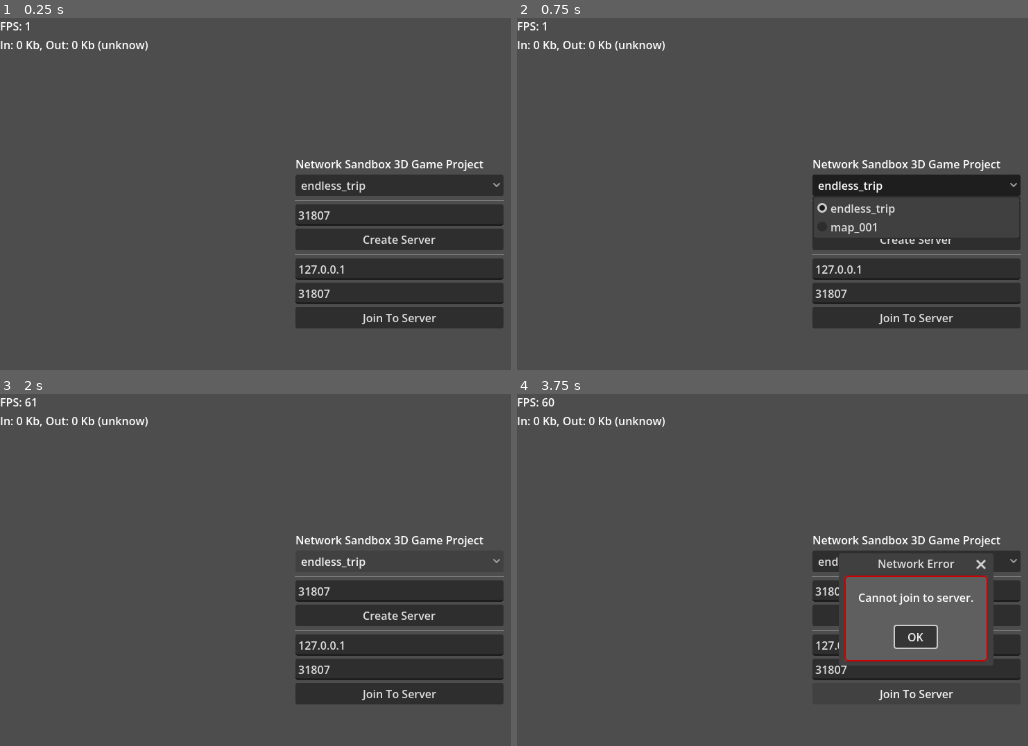
Above: before the commit, frames 1-4 (two rows, left to right).
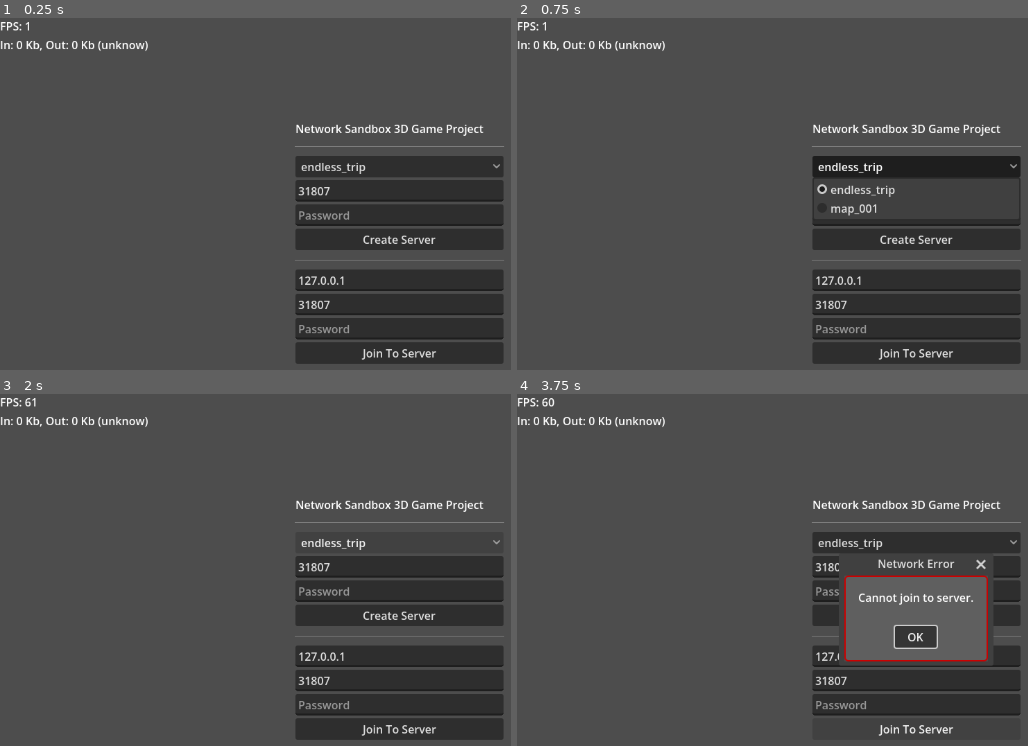
Above: after the commit, the same moments.

Repository: robb83/godot-multiplayer-sandbox-3d
Game: Godot game, scene res://scenes/main.tscn
Two runs of this game, one before a commit and one after it. Both use one fixed random seed, a clock stepped at 60 frames per second and the inputs below. Sound files missing from this copy of the repository are replaced by a short silence.
Inputs:
- Up to frame 1 (0.25 s): no input
- Up to frame 2 (0.75 s): click "endless_trip" at 0.5 s
- Up to frame 3 (2 s): click "endless_trip" at 1.25 s
- Up to frame 4 (3.75 s): click "Create Server" at 2 s; click "OK" at 2.75 s; click "Join To Server" at 3.5 s

The runs differ from the first frame. In frame 1, 10% of the frame differs, in the area x 57-99%, y 30-99%; in frame 2, 12%; in frame 3, 8.7%; in frame 4, 6.2%.

Commit message:
feat: password auth

Diff:
--- a/scenes/ui/menu_main.gd
+++ b/scenes/ui/menu_main.gd
@@ -7,6 +7,8 @@
 @onready var button_create_server: Button = $CenterContainer/VBoxContainer/ButtonCreateServer
 @onready var button_join: Button = $CenterContainer/VBoxContainer/ButtonJoin
 @onready var option_worlds: OptionButton = $CenterContainer/VBoxContainer/OptionWorlds
+@onready var edit_server_password_1: LineEdit = $CenterContainer/VBoxContainer/EditServerPassword1
+@onready var edit_server_password_2: LineEdit = $CenterContainer/VBoxContainer/EditServerPassword2
 
 var wait_for_connect = false
 var selectable_worlds = []
@@ -29,11 +31,13 @@
 		return
 	GameState.selected_world = selectable_worlds[selected]
 	var host_port = int(edit_server_port_1.text)
+	var password = edit_server_password_1.text
+
 	button_cancel.visible = true
 	button_join.disabled = true
 	button_create_server.disabled = true
 	option_worlds.disabled = true
-	var err = Network.network_host(host_port)
+	var err = Network.network_host(host_port, password)
 	if err != OK:
 		UI.show_error_message("Network Error", "Cannot create server.")
 
@@ -42,13 +46,14 @@
 	AudioManager.play_click()
 	var ip = edit_server_ip_2.text
 	var port = int(edit_server_port_2.text)
+	var password = edit_server_password_2.text
 
 	button_cancel.visible = true
 	button_join.disabled = true
 	button_create_server.disabled = true
 	option_worlds.disabled = true
 
-	var err = Network.network_join(ip, port)
+	var err = Network.network_join(ip, port, password)
 	if err != OK:
 		UI.show_error_message("Network Error", "Cannot join to server.")
 	else:
@@ -69,6 +74,9 @@
 		if wait_for_connect:
 			wait_for_connect = false
 			UI.show_error_message("Network Error", "Connection timeout.")
+	elif state == Network.NetworkState.AUTH_FAILED:
+		wait_for_connect = false
+		UI.show_error_message("Network Error", "Authentication failed.")
 	elif state == Network.NetworkState.LISTENING:
 		$CenterContainer.hide()
 	elif state == Network.NetworkState.CONNECTED:
--- a/scenes/ui/menu_main.tscn
+++ b/scenes/ui/menu_main.tscn
@@ -27,10 +27,11 @@
 layout_mode = 2
 text = "Network Sandbox 3D Game Project"
 
-[node name="OptionWorlds" type="OptionButton" parent="CenterContainer/VBoxContainer" unique_id=1196512186]
+[node name="HSeparator1" type="HSeparator" parent="CenterContainer/VBoxContainer" unique_id=385435985]
+custom_minimum_size = Vector2(0, 20)
 layout_mode = 2
 
-[node name="HSeparator1" type="HSeparator" parent="CenterContainer/VBoxContainer" unique_id=1498201502]
+[node name="OptionWorlds" type="OptionButton" parent="CenterContainer/VBoxContainer" unique_id=1196512186]
 layout_mode = 2
 
 [node name="EditServerPort1" type="LineEdit" parent="CenterContainer/VBoxContainer" unique_id=1576294122]
@@ -38,12 +39,18 @@
 text = "31807"
 placeholder_text = "Port"
 
+[node name="EditServerPassword1" type="LineEdit" parent="CenterContainer/VBoxContainer" unique_id=1710940612]
+layout_mode = 2
+placeholder_text = "Password"
+secret = true
+
 [node name="ButtonCreateServer" type="Button" parent="CenterContainer/VBoxContainer" unique_id=2038000146]
 layout_mode = 2
 text = "Create Server
 "
 
 [node name="HSeparator2" type="HSeparator" parent="CenterContainer/VBoxContainer" unique_id=2049394572]
+custom_minimum_size = Vector2(0, 20)
 layout_mode = 2
 
 [node name="EditServerIP2" type="LineEdit" parent="CenterContainer/VBoxContainer" unique_id=2128495966]
@@ -55,6 +62,11 @@
 layout_mode = 2
 text = "31807"
 placeholder_text = "Port"
+
+[node name="EditServerPassword2" type="LineEdit" parent="CenterContainer/VBoxContainer" unique_id=729100240]
+layout_mode = 2
+placeholder_text = "Password"
+secret = true
 
 [node name="ButtonJoin" type="Button" parent="CenterContainer/VBoxContainer" unique_id=1078757153]
 layout_mode = 2
--- a/scripts/g.gd
+++ b/scripts/g.gd
@@ -1,6 +1,7 @@
 extends Node
 
 const SERVER_PEER_ID : int = 1
+const SHARED_SECRET : String = "GodotMultiplayerSandbox3D"
 
 func set_synchronizers_visibility_for(root: Node, peer_id : int, value: bool) -> void:
 	if !is_instance_valid(root):
@@ -41,3 +42,11 @@
 
 	for child in root.get_children():
 		set_synchronizers_remove_visibility_filter(child, filter)
+
+func create_auth_message(crypto:Crypto, server_id : int, client_id : int, password : String):
+	var key = (str(server_id) + str(client_id) + password).to_ascii_buffer()
+	var message = (G.SHARED_SECRET + str(client_id)).to_ascii_buffer()
+	return crypto.hmac_digest(HashingContext.HASH_SHA256, message, key)
+
+func compare_auth_message(crypto:Crypto, server_id : int, client_id : int, password : String, received : PackedByteArray):
+	return crypto.constant_time_compare(create_auth_message(crypto, server_id, client_id, password), received)
--- a/scripts/network.gd
+++ b/scripts/network.gd
@@ -2,7 +2,7 @@
 
 # 20: Couldn't create an ENet host.
 
-enum NetworkState { NOT_CONNECTED, CONNECTING, CONNECTED , LISTENING }
+enum NetworkState { NOT_CONNECTED, CONNECTING, CONNECTED, AUTH_FAILED , LISTENING }
 
 signal state_changed
 signal peer_connected
@@ -12,6 +12,8 @@
 var current_id : int = -1
 var state : NetworkState = NetworkState.NOT_CONNECTED
 var original_title = null
+var password = null
+var crypto : Crypto = Crypto.new()
 
 func _ready():
 	multiplayer.server_relay = true
@@ -20,11 +22,49 @@
 	multiplayer.connected_to_server.connect(_on_connected_ok)
 	multiplayer.connection_failed.connect(_on_connected_fail)
 	multiplayer.server_disconnected.connect(_on_server_disconnected)
+	multiplayer.peer_authenticating.connect(_authenticating)
+	multiplayer.peer_authentication_failed.connect(_authenticating_failed)
+	multiplayer.auth_callback = _authenticator
 
-func network_host(port):
+func _authenticator(id, data):
+	print("[%s] _authenticator: %s" % [current_id, id])
+
+	if multiplayer.is_server():
+		if password:
+			if G.compare_auth_message(crypto, current_id, id, password, data):
+				multiplayer.complete_auth(id)
+				print("[%s] authenticate accepted: %s" % [current_id, id])
+		else:
+			multiplayer.complete_auth(id)
+			print("[%s] authenticate accepted: %s" % [current_id, id])
+
+func _authenticating_failed(id):
+	print("[%s] _authenticating_failed: %s" % [current_id, id])
+
+	if not multiplayer.is_server():
+		_set_state(NetworkState.AUTH_FAILED)
+
+func _authenticating(id):
+	print("[%s] _authenticating: %s" % [current_id, id])
+
+	if multiplayer.is_server():
+		if not password:
+			multiplayer.complete_auth(id)
+
+	if id == G.SERVER_PEER_ID:
+		if password:
+			multiplayer.send_auth(id, G.create_auth_message(crypto, id, current_id, password))
+			multiplayer.complete_auth(id)
+			password = null
+			print("[%s] authentication sent" % [current_id])
+		else:
+			multiplayer.complete_auth(id)
+
+func network_host(port, pswd):
 	var peer = ENetMultiplayerPeer.new()
 	var err := peer.create_server(port, 4)
 	if err == OK:
+		password = pswd
 		multiplayer.set_multiplayer_peer(peer)
 		current_id = peer.get_unique_id()
 		_set_state(NetworkState.LISTENING)
@@ -33,7 +73,8 @@
 		_set_state(NetworkState.NOT_CONNECTED)
 	return err
 
-func network_join(ip, port):
+func network_join(ip, port, pswd):
+	password = pswd
 	_set_state(NetworkState.CONNECTING)
 
 	var peer = ENetMultiplayerPeer.new()
